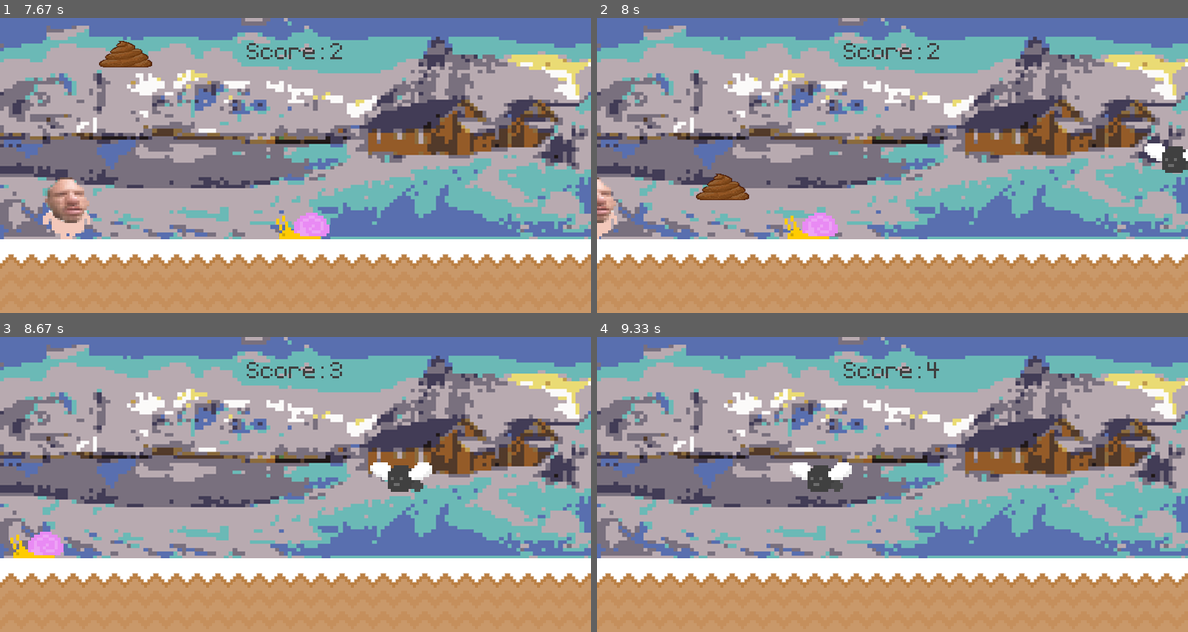
Above: before the commit, frames 1-4 (two rows, left to right).
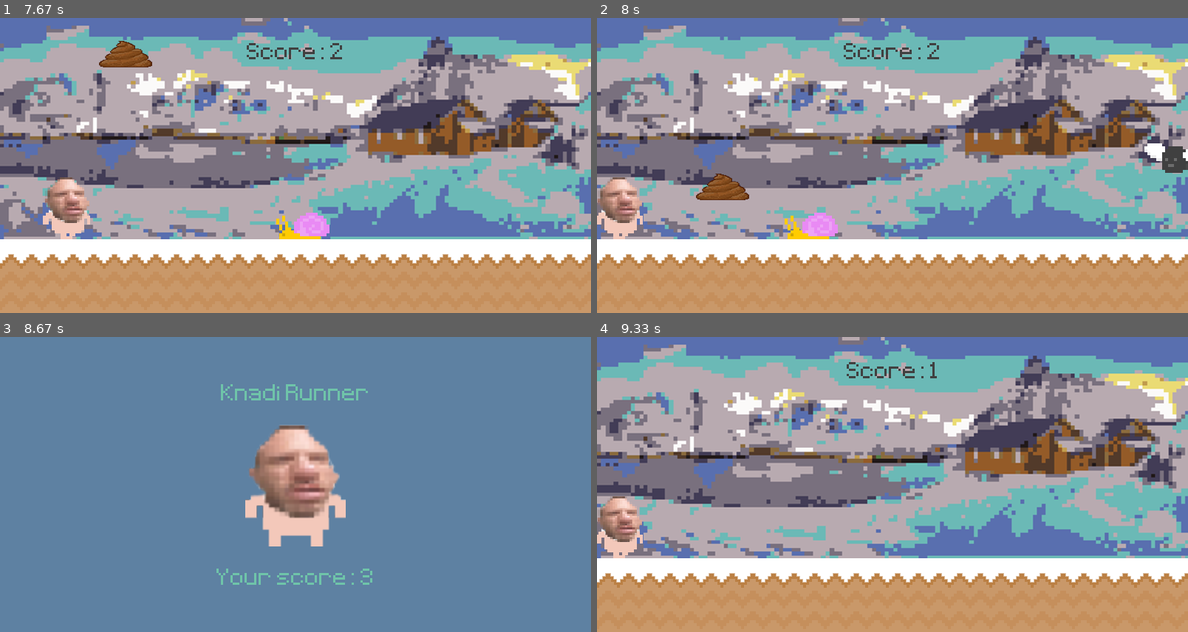
Above: after the commit, the same moments.

Repository: edisaso/PYGameEndlessRunner
Game: pygame game, started from Version2.py
Same seed, same stepped clock (60 frames per second), same inputs: the game is played once before the commit and once after it.
Inputs:
- Up to frame 1 (7.67 s): tap Space at 0.33, 3.33, 5.73 s; hold Right 0.67-1.13 s; hold Right 1.17-1.63 s; hold Left 1.67-2.2 s; hold Left 2.23-2.63 s; hold Left 3.67-4.13 s; hold Right 4.17-4.63 s; hold Right 4.67-5.13 s; hold Left 6.07-6.47 s; hold Left 6.5-7.13 s; hold Left 7.17-7.63 s
- Up to frame 2 (8 s): hold Left from 7.67 s (still down)
- Up to frame 3 (8.67 s): release Left at 8.13 s
- Up to frame 4 (9.33 s): tap Space at 8.67 s

Frame 1 is identical in both runs. In frame 2, 1.2% of the frame differs, in the area x 0-8%, y 54-75%; in frame 3, 88%, in the area x 0-100%, y 0-100%; in frame 4, 2.1%.

Commit message:
Update and rename runner_class only.py to Version2.py

Diff:
--- a/runner_class only.py
+++ b/Version2.py
@@ -37,9 +37,9 @@
         if self.rect.bottom >= 300:
             self.rect.bottom = 300
 
-        if self.move_left:
+        if self.move_left and self.rect.left > 0:
             self.rect.x -= 5
-        elif self.move_right:
+        elif self.move_right and self.rect.right < 800:
             self.rect.x += 5
 
     def animation_state(self):
